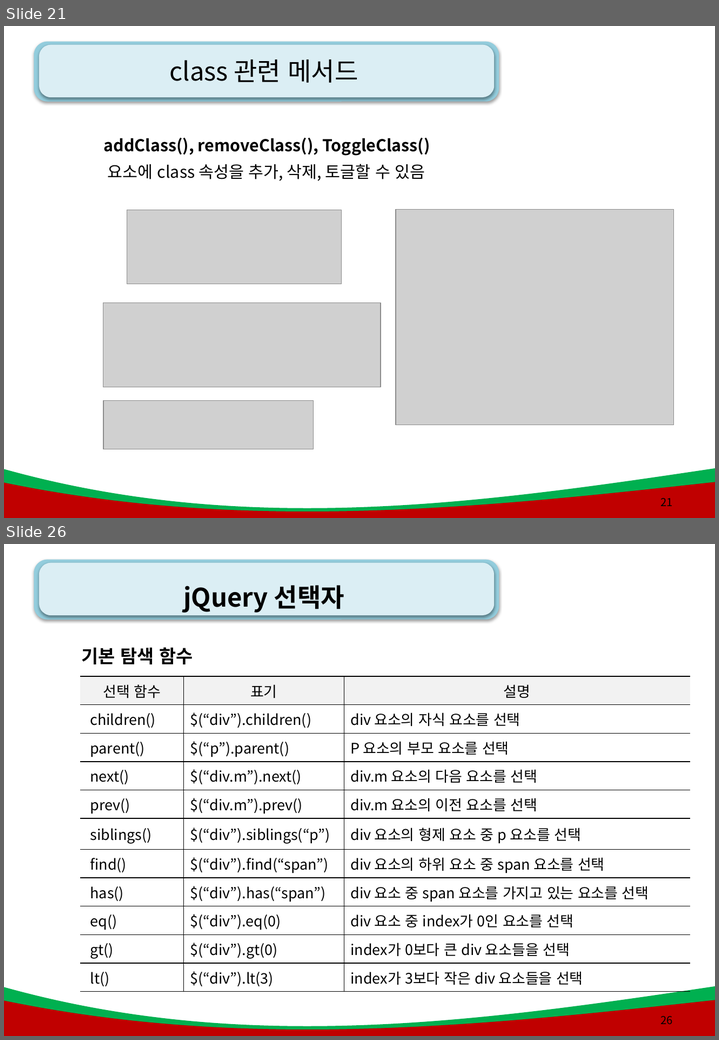
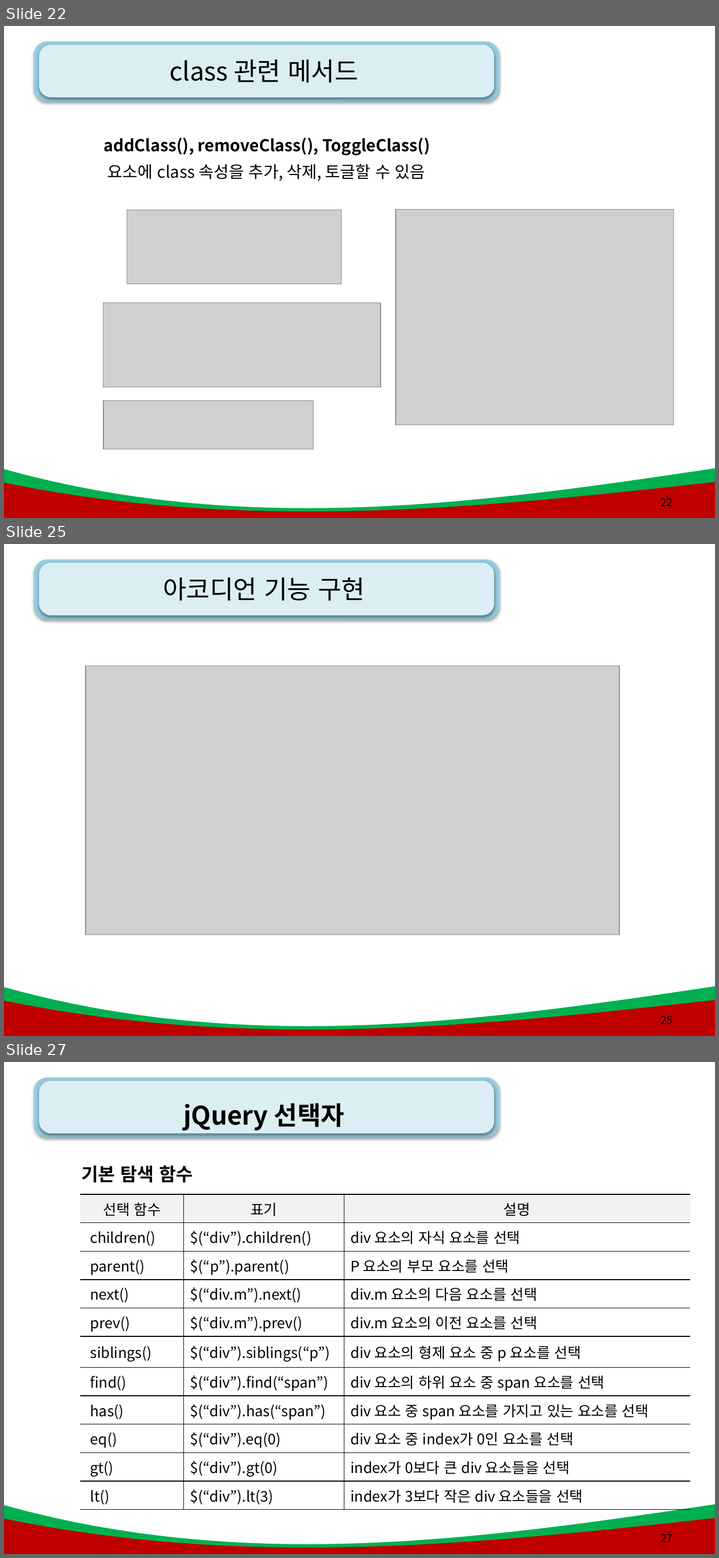
Before and after one commit to zerochips/green_project, a slide deck: html_css_project/js_ppt/9강. JQuery .pptx. Shown one above the other, each under a label of ours: slides 21 and 26 before the commit, slides 22, 25 and 27 after it; the slides between them are not shown. The pictures are 719x1040 and 719x1558 pixels, drawn with LibreOffice and Linux fonts; fonts in the diff are those of the drawing; grey boxes stand for pictures; background and template pictures are left out. Boxes give left, top, right and bottom in pixels: in the first picture for what was removed or moved away, otherwise in the second. Text is boxed around its words. In the diff, an @@ line names an element or a change of style, - is before the commit and + after.

```diff
--- a/html_css_project/js_ppt/9강. JQuery .pptx
+++ b/html_css_project/js_ppt/9강. JQuery .pptx
@@ slide 25 added at [4, 544, 715, 1036], background #FFFFFF; not listed: 4 template elements that a slide beside it also shows @@
@@ title added at [163, 577, 365, 601], 28 pt, text #000000 @@
+아코디언 기능 구현
@@ picture added at [86, 666, 619, 934] @@
@@ page number added at [661, 1016, 673, 1025], 12 pt, text #000000 @@
+25
@@ what was slide 21 is now slide 22 @@
@@ page number at [661, 498, 673, 506]: text changed @@
-21
+22
@@ what was slide 26 is now slide 27 @@
@@ page number at [661, 1534, 673, 1542]: text changed @@
-26
+27
```
Also in this commit, not shown: 5 slides changed, 21 other files.
